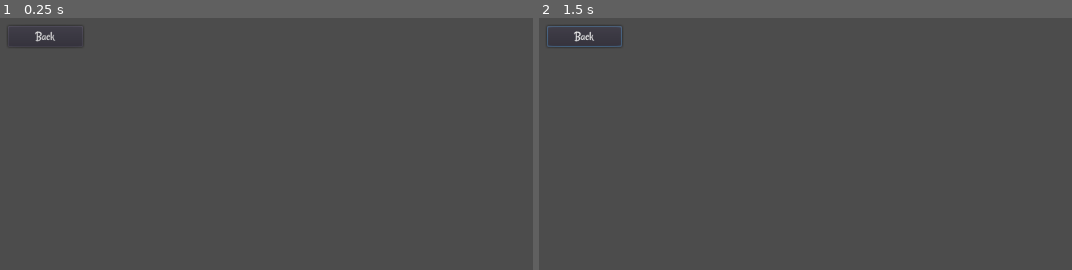
Above: before the commit, frames 1-2 (left to right).
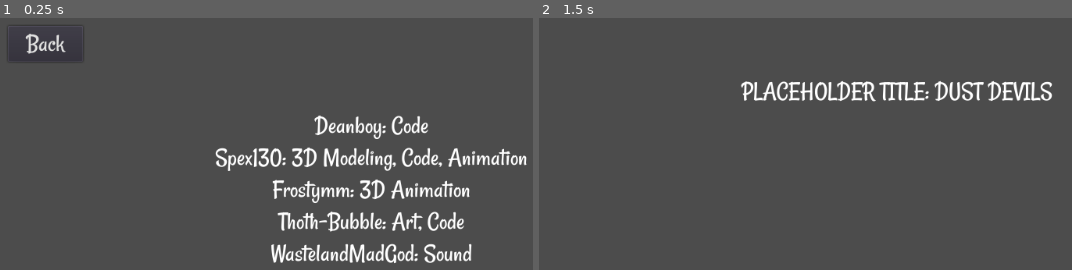
Above: after the commit, the same moments.

Repository: id-be/GMTK2022
Game: Godot game, scene res://Scenes/Credits.tscn
Same seed, same stepped clock (60 frames per second), same inputs: the game is played once before the commit and once after it. This scene is started directly instead of the project's main scene.
Inputs (mouse positions are in pixels of both pictures, inside the frame that each line leads up to):
- Up to frame 1 (0.25 s): no input
- Up to frame 2 (1.5 s): click "Back" at 0.5 s; move the mouse to (outside the picture) at 1.27 s; click (outside the picture) at 1.35 s

The runs differ from the first frame. In frame 1, 6.7% of the frame differs, in the area x 2-99%, y 5-98%; in frame 2, 2.5%.

Commit message:
updated title and added credits.

Diff:
--- a/Resources/Fonts/Rancho.tres
+++ b/Resources/Fonts/Rancho.tres
@@ -3,4 +3,5 @@
 [ext_resource path="res://Resources/Fonts/Rancho-Regular.ttf" type="DynamicFontData" id=1]
 
 [resource]
+size = 32
 font_data = ExtResource( 1 )
--- a/Scenes/Credits.tscn
+++ b/Scenes/Credits.tscn
@@ -13,3 +13,30 @@
 margin_right = 160.0
 margin_bottom = 91.0
 text = "Back"
+
+[node name="RichTextLabel" type="RichTextLabel" parent="."]
+anchor_left = 0.5
+anchor_top = 0.5
+anchor_right = 0.534
+anchor_bottom = 0.5
+margin_left = -224.0
+margin_top = -128.0
+margin_right = 224.0
+margin_bottom = 128.0
+size_flags_horizontal = 3
+size_flags_vertical = 3
+bbcode_enabled = true
+bbcode_text = "[center]Deanboy: Code
+Spex130: 3D Modeling, Code, Animation
+Frostymm: 3D Animation
+Thoth-Bubble: Art, Code
+WastelandMadGod: Sound
+"
+text = "Deanboy: Code
+Spex130: 3D Modeling, Code, Animation
+Frostymm: 3D Animation
+Thoth-Bubble: Art, Code
+WastelandMadGod: Sound
+"
+
+[connection signal="pressed" from="Button" to="." method="_on_Button_pressed"]
--- a/Scenes/Title.tscn
+++ b/Scenes/Title.tscn
@@ -15,35 +15,36 @@
 
 [node name="VBoxContainer" type="VBoxContainer" parent="."]
 margin_left = -64.0
-margin_top = 384.0
+margin_top = 760.0
 margin_right = 64.0
-margin_bottom = 452.0
+margin_bottom = 906.0
 
 [node name="Start" type="Button" parent="VBoxContainer"]
 margin_right = 128.0
-margin_bottom = 27.0
+margin_bottom = 46.0
 text = "Start"
 
 [node name="Credits" type="Button" parent="VBoxContainer"]
-margin_top = 31.0
+margin_top = 50.0
 margin_right = 128.0
-margin_bottom = 58.0
+margin_bottom = 96.0
 text = "Credits"
 
 [node name="Quit" type="Button" parent="VBoxContainer"]
-margin_top = 62.0
+margin_top = 100.0
 margin_right = 128.0
-margin_bottom = 89.0
+margin_bottom = 146.0
 text = "Quit"
 
-[node name="Title" type="Label" parent="."]
-margin_left = -96.0
-margin_top = 120.0
-margin_right = 101.0
-margin_bottom = 141.0
+[node name="Title" type="RichTextLabel" parent="."]
+margin_left = -208.0
+margin_top = 128.0
+margin_right = 208.0
+margin_bottom = 200.0
+bbcode_enabled = true
+bbcode_text = "[center]PLACEHOLDER TITLE: DUST DEVILS"
 text = "PLACEHOLDER TITLE: DUST DEVILS"
-align = 1
 
 [connection signal="pressed" from="VBoxContainer/Start" to="." method="_on_Start_pressed"]
-[connection signal="pressed" from="VBoxContainer/Credits" to="." method="_on_Options_pressed"]
+[connection signal="pressed" from="VBoxContainer/Credits" to="." method="_on_Credits_pressed"]
 [connection signal="pressed" from="VBoxContainer/Quit" to="." method="_on_Quit_pressed"]
--- a/Scripts/Credits.gd
+++ b/Scripts/Credits.gd
@@ -10,7 +10,9 @@
 func _ready():
 	pass # Replace with function body.
 
+func _input(event):
+	if Input.is_action_just_pressed("QUIT"):
+		get_tree().change_scene("res://Scenes/Title.tscn")
 
-# Called every frame. 'delta' is the elapsed time since the previous frame.
-#func _process(delta):
-#	pass
+func _on_Button_pressed():
+	get_tree().change_scene("res://Scenes/Title.tscn")
--- a/Scripts/Title.gd
+++ b/Scripts/Title.gd
@@ -17,10 +17,8 @@
 func _on_Start_pressed():
 	get_tree().change_scene("res://Scenes/Town.tscn")
 
-
-func _on_Options_pressed():
-	pass # Replace with function body.
-
+func _on_Credits_pressed():
+	get_tree().change_scene("res://Scenes/Credits.tscn")
 
 func _on_Quit_pressed():
 	get_tree().quit()
Not shown, added: Assets/Sound/SFX/Draw_and_Holster.wav.import
Not shown, added: Assets/Sound/SFX/Gun_Cock.wav.import
Not shown, added: Assets/Sound/SFX/Shoot.wav.import
Not shown, added: Assets/Sound/SFX/ShootEdit.wav.import
Not shown, added: Assets/Sound/SFX/Shoot_Edit.wav.import
Not shown, added: Assets/Sound/SFX/Draw_and_Holster.wav
Not shown, added: Assets/Sound/SFX/Gun_Cock.wav
Not shown, added: Assets/Sound/SFX/Shoot.wav
Not shown, added: Assets/Sound/SFX/ShootEdit.wav
Not shown, added: Assets/Sound/SFX/Shoot_Edit.wav
